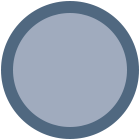
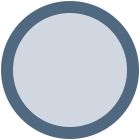
Layers edited between the first and the second (140, 140) image:
pixels changed over [13, 13, 127, 127] (layer not identified)
